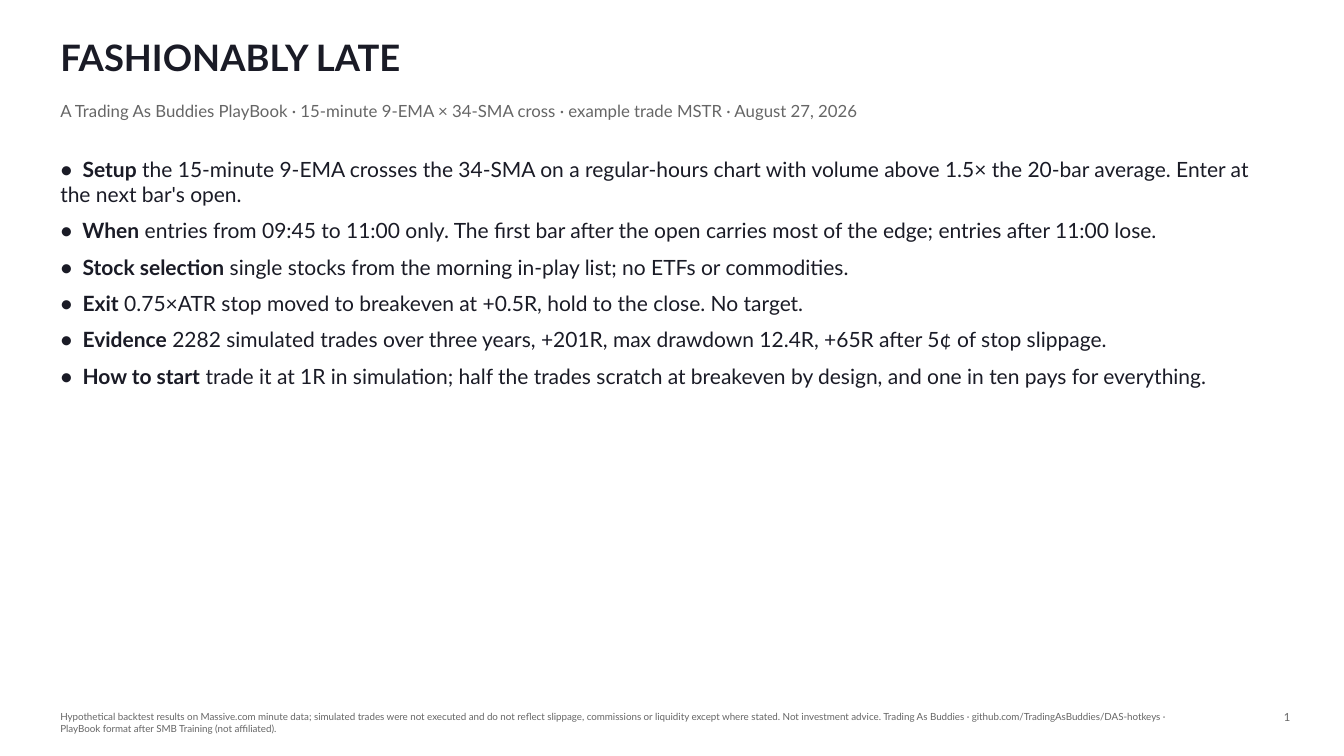
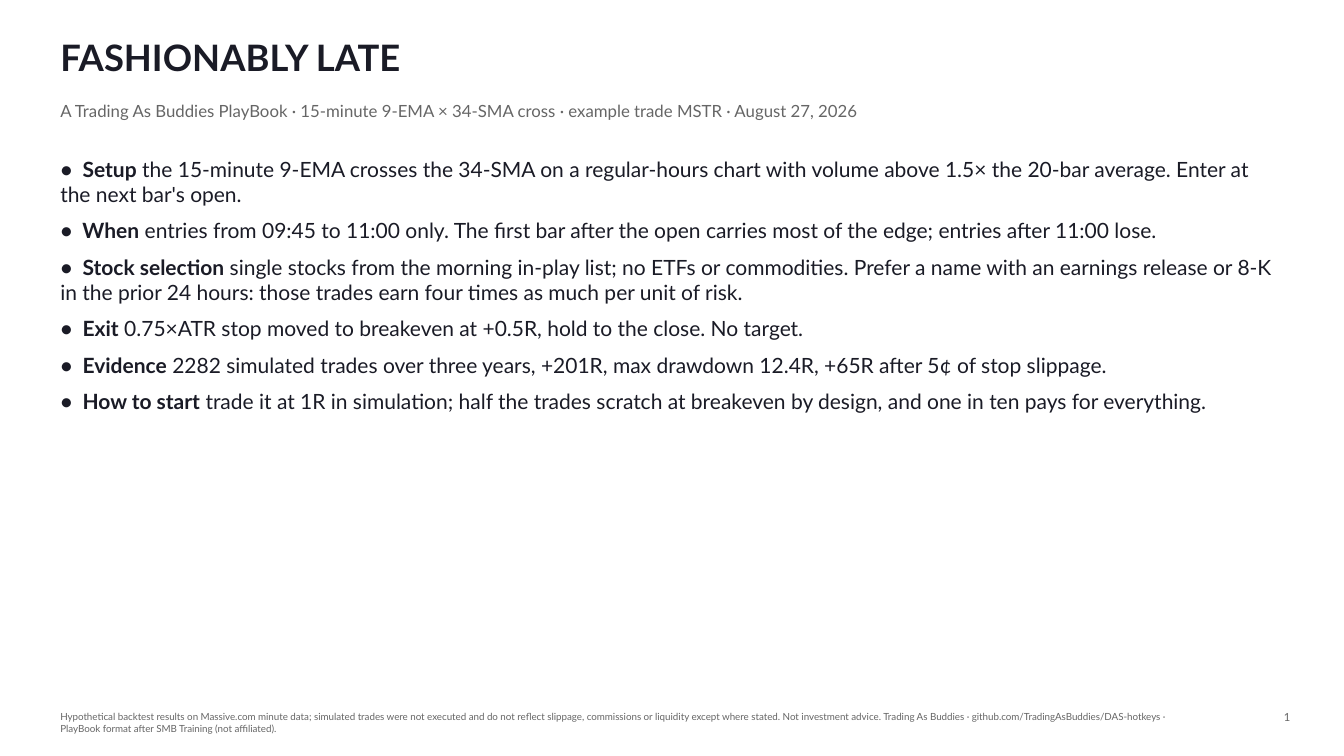
Before and after one commit to TradingAsBuddies/DAS-hotkeys, a slide deck: slide 1 of docs/playbook/PlayBook-Fashionably-Late.pptx. Drawn at 1344x756 pixels with LibreOffice and Linux fonts; fonts in the diff are those of the drawing. Boxes give left, top, right and bottom in pixels: in the first picture for what was removed or moved away, otherwise in the second. Text is boxed around its words. In the diff, an @@ line names an element or a change of style, - is before the commit and + after.

```diff
--- a/docs/playbook/PlayBook-Fashionably-Late.pptx
+++ b/docs/playbook/PlayBook-Fashionably-Late.pptx
@@ text at [60, 259, 1272, 304]: text changed @@
-• Stock selection single stocks from the morning in-play list; no ETFs or commodities.
+• Stock selection single stocks from the morning in-play list; no ETFs or commodities. Prefer a name with an earnings release or 8-K in the prior 24 hours: those trades earn four times as much per unit of risk.
```
Also in this commit, not shown: 8 other slides changed, 1 slide added, 12 other files.
